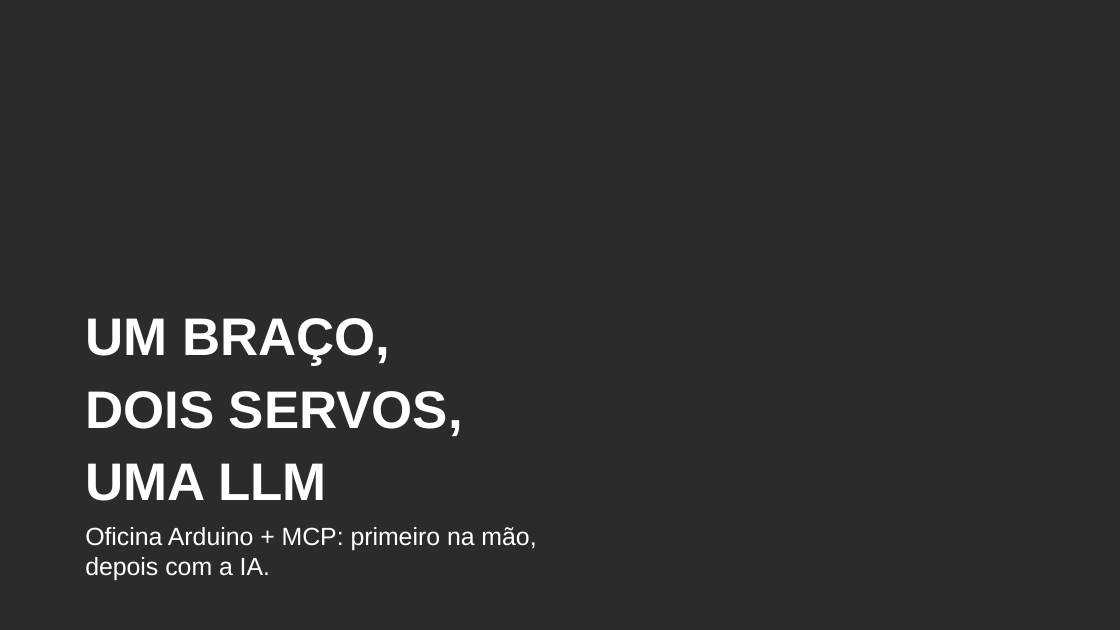
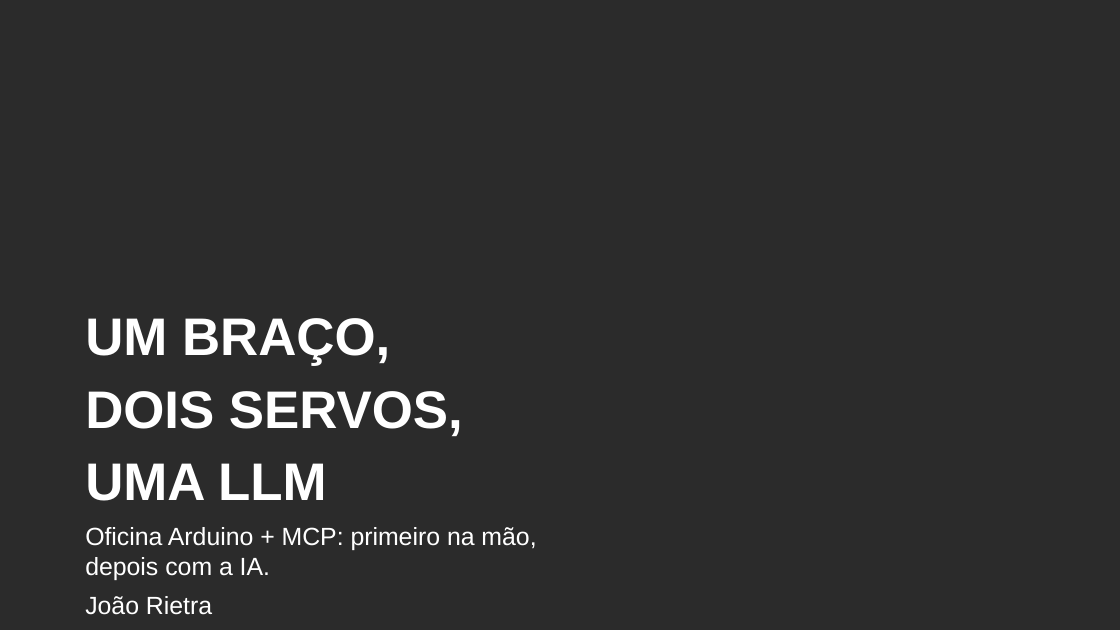
Before and after one commit to jhlr/plotter, a slide deck: slide 1 of workshop/oficina-braco-plotter.pptx. Drawn at 1120x630 pixels with LibreOffice and Linux fonts; fonts in the diff are those of the drawing; background and template pictures are left out; a plain dark background stands for a picture behind light text. Boxes give left, top, right and bottom in pixels: in the first picture for what was removed or moved away, otherwise in the second. Text is boxed around its words. In the diff, an @@ line names an element or a change of style, - is before the commit and + after.

```diff
--- a/workshop/oficina-braco-plotter.pptx
+++ b/workshop/oficina-braco-plotter.pptx
@@ text at box(85, 596, 212, 615): paragraph added @@
+João Rietra
```
Also in this commit, not shown: 3 other files.
